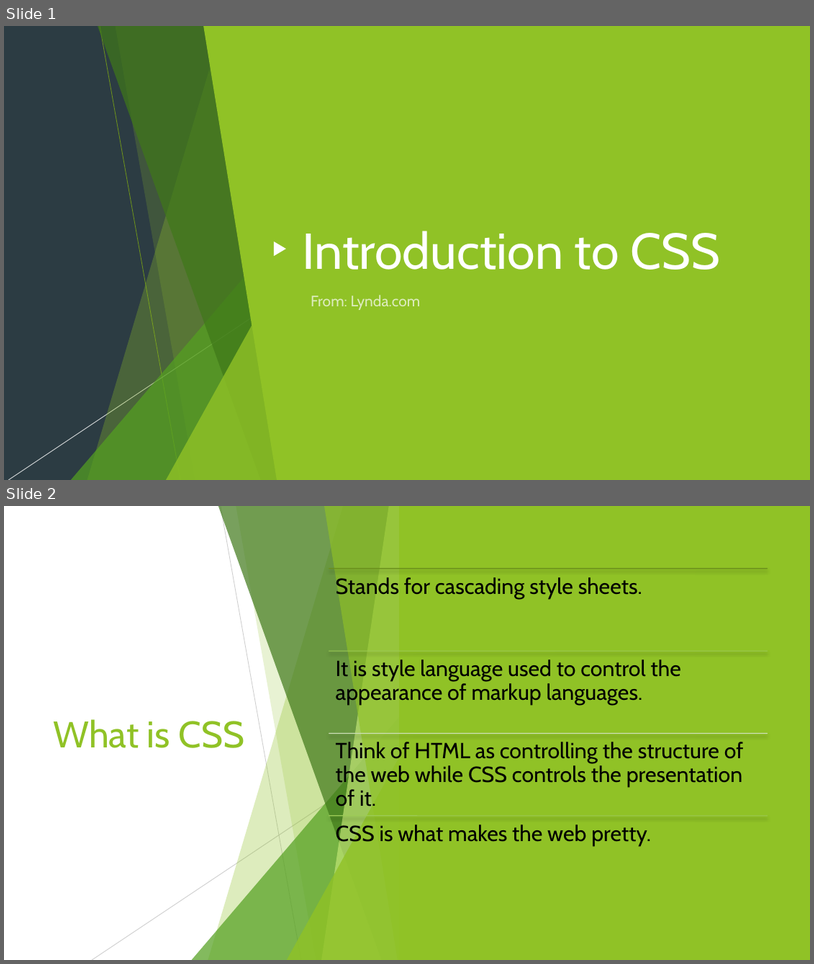
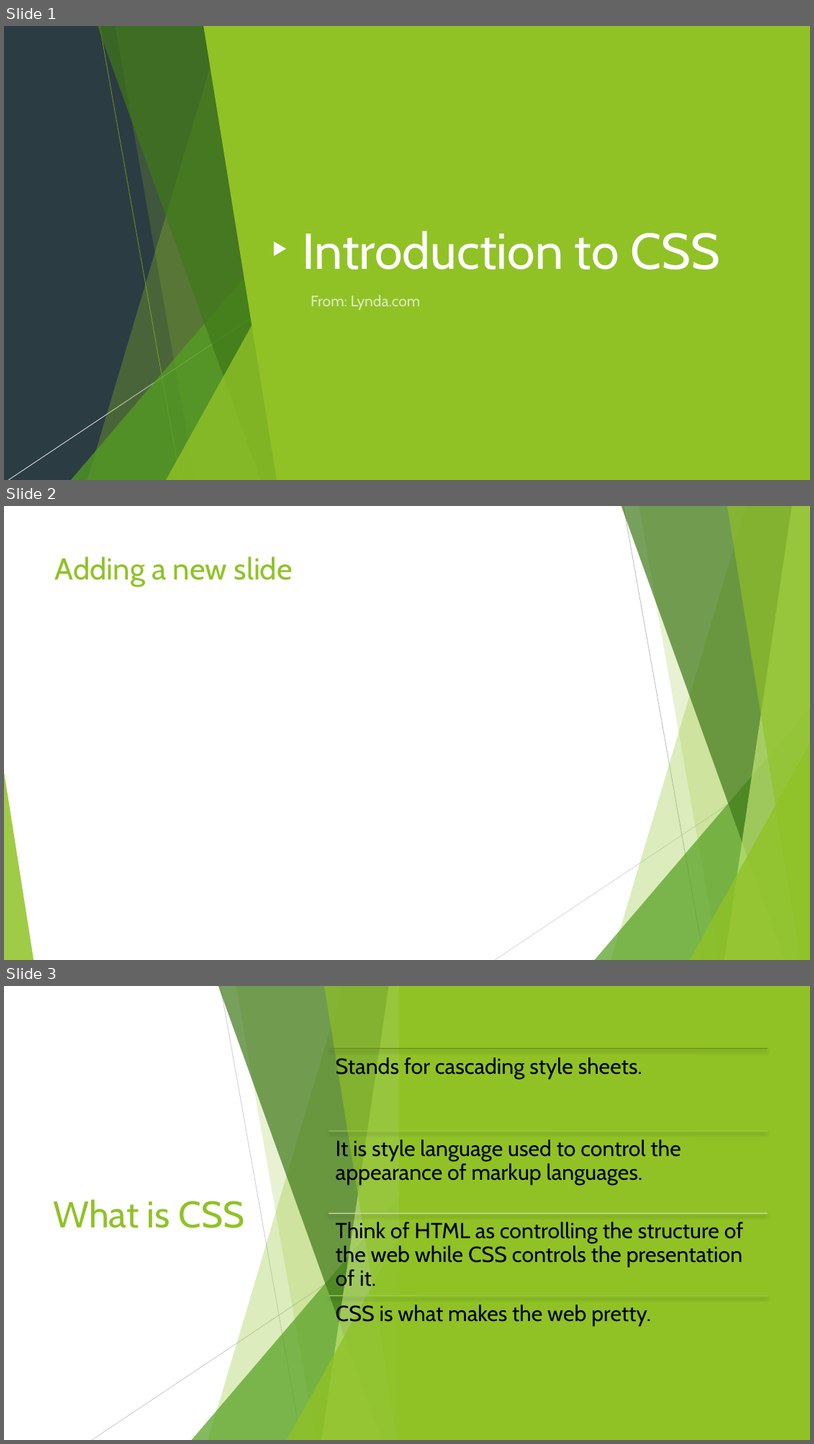
Before and after one commit to anumsh/Introduction-To-CSS, a slide deck: Introduction-to-CSS.pptx. Shown one above the other, each under a label of ours: slides 1 and 2 before the commit, slides 1, 2 and 3 after it. The pictures are 814x964 and 814x1444 pixels, drawn with LibreOffice and Linux fonts; fonts in the diff are those of the drawing. Boxes give left, top, right and bottom in pixels: in the first picture for what was removed or moved away, otherwise in the second. Text is boxed around its words. In the diff, an @@ line names an element or a change of style, - is before the commit and + after.

Commit message:
Adding a new slide.

```diff
--- a/Introduction-to-CSS.pptx
+++ b/Introduction-to-CSS.pptx
@@ slide 2 added at (4, 506, 810, 960), background #FFFFFF; not listed: 10 template elements that a slide beside it also shows @@
@@ title added at (55, 556, 293, 587), 36 pt, text #90C226 @@
+Adding a new slide
@@ what was slide 2 is now slide 3 @@
```
